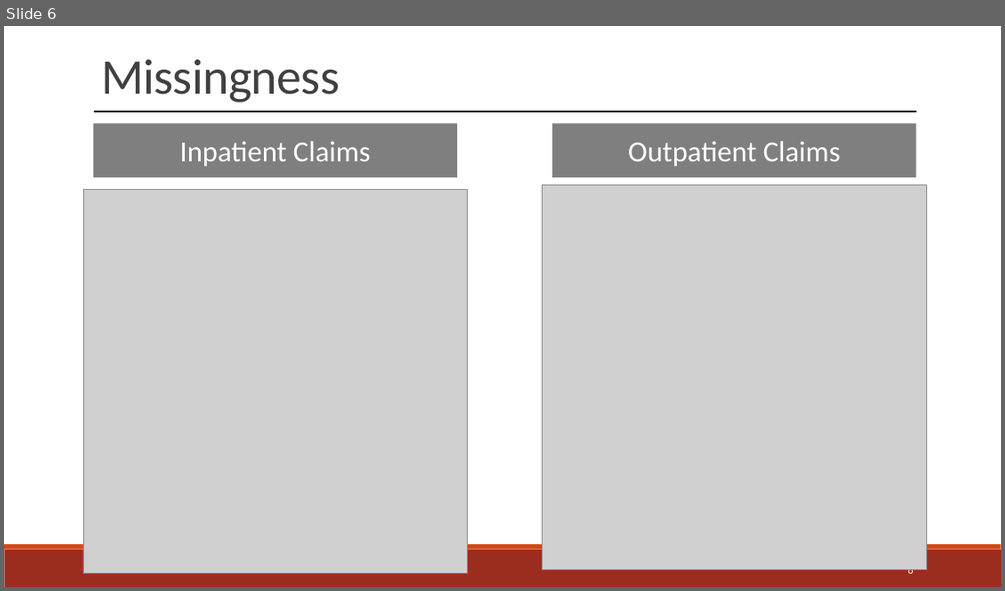
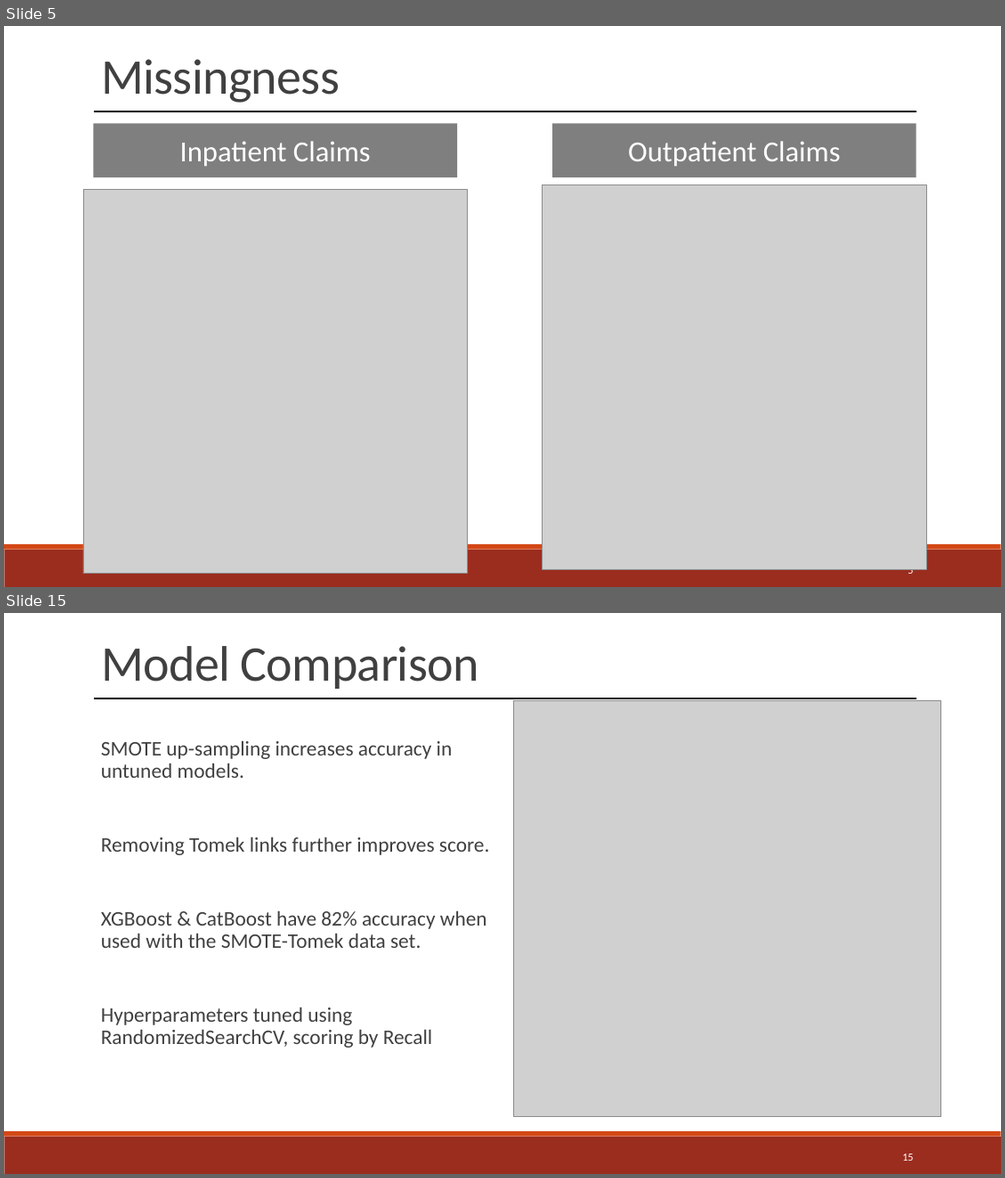
Before and after one commit to jwelch1123/healthcare_fraud_detection, a slide deck: Presentation.pptx. Shown one above the other, each under a label of ours: slide 6 before the commit, slides 5 and 15 after it; the slides between them are not shown. The pictures are 1005x591 and 1005x1178 pixels, drawn with LibreOffice and Linux fonts; fonts in the diff are those of the drawing; grey boxes stand for pictures. Boxes give left, top, right and bottom in pixels: in the first picture for what was removed or moved away, otherwise in the second. Text is boxed around its words. In the diff, an @@ line names an element or a change of style, - is before the commit and + after.

```diff
--- a/Presentation.pptx
+++ b/Presentation.pptx
@@ slide 15 added at box(4, 613, 1001, 1174), background #FFFFFF; not listed: 2 template elements that a slide beside it also shows @@
@@ text added at box(101, 646, 479, 689), 48 pt, text #404040 @@
+Model Comparison
@@ line added from (94, 698) to (916, 698), #000000 1.5 pt @@
@@ picture added at box(513, 700, 940, 1117) @@
@@ text added at box(101, 741, 490, 1047), 20 pt, text #404040 @@
+  SMOTE up-sampling increases accuracy in untuned models.
+  Removing Tomek links further improves score.
+  XGBoost & CatBoost have 82% accuracy when used with the SMOTE-Tomek data set.
+  Hyperparameters tuned using RandomizedSearchCV, scoring by Recall
@@ page number added at box(902, 1153, 913, 1160), 10.5 pt, text #FFFFFF @@
+15
@@ what was slide 6 is now slide 5 @@
@@ page number at box(907, 564, 913, 576): text changed @@
-6
+5
```
Also in this commit, not shown: 3 slides changed, 18 other slides added, 17 slides removed, 7 other files.
